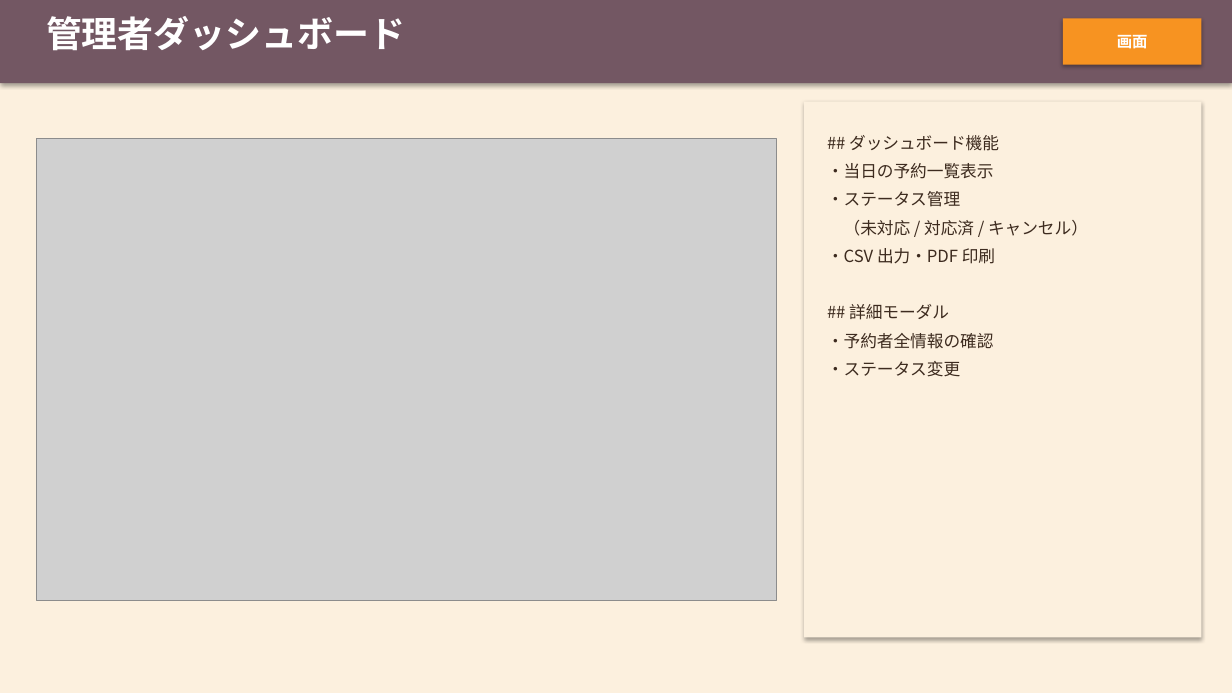
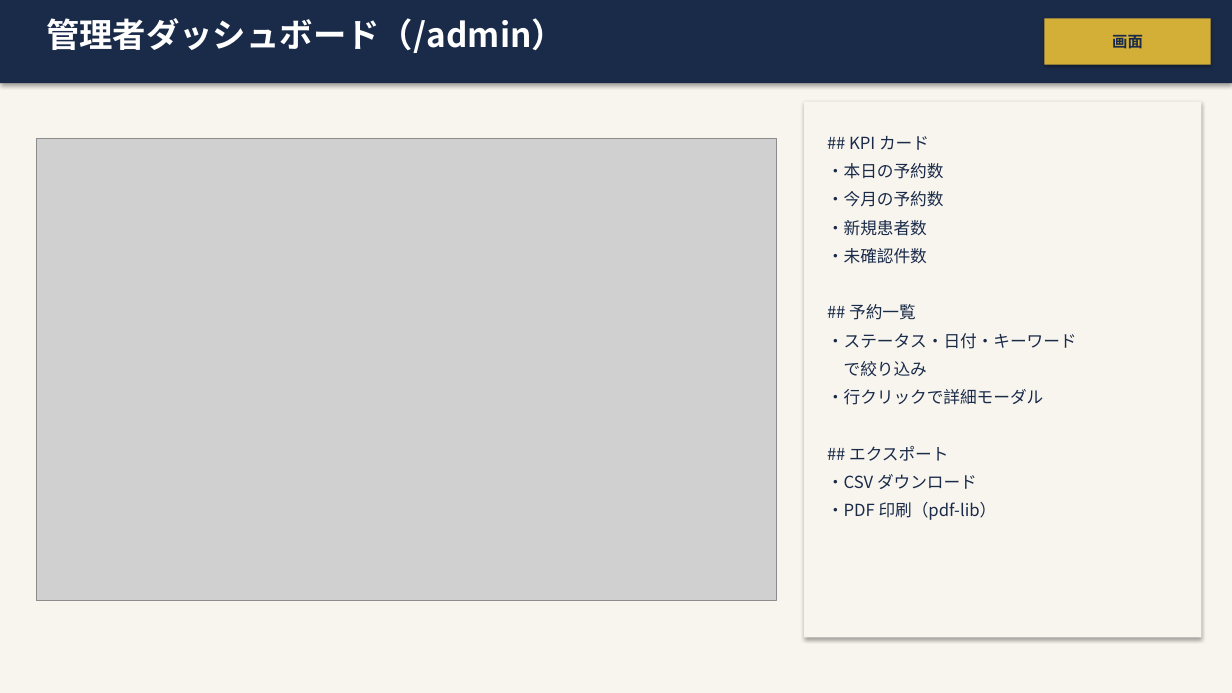
Before and after one commit to Kojinius/fukumoto-reservation, a slide deck: slide 18 of documents/specs/OnlineAppointSystem_詳細設計書.pptx (slide 16 before the commit). Drawn at 1232x693 pixels with LibreOffice and Linux fonts; fonts in the diff are those of the drawing; grey boxes stand for pictures. Boxes give left, top, right and bottom in pixels: in the first picture for what was removed or moved away, otherwise in the second. Text is boxed around its words. In the diff, an @@ line names an element or a change of style, - is before the commit and + after.

```diff
--- a/documents/specs/OnlineAppointSystem_詳細設計書.pptx
+++ b/documents/specs/OnlineAppointSystem_詳細設計書.pptx
@@ rectangle at (0,0,1232,693): fill #FCF0DE to #F8F5EE @@
@@ rectangle at (0,0,1232,83): fill #735763 to #1A2B4A @@
@@ text at (46,18,565,53): text changed; size 28 to 26 pt @@
-管理者ダッシュボード
+管理者ダッシュボード（/admin）
@@ rectangle "画面": place and size @@
-rectangle "画面" at (1063,18,1202,65)
+rectangle "画面" at (1044,18,1211,65)
@@ rectangle "画面" at (1044,18,1211,65): text colour #FFFFFF to #1A2B4A; fill #F79321 to #D4AF37 @@
@@ rectangle at (804,102,1202,638): fill #FCF0DE to #F8F5EE @@
@@ text at (827,136,1077,520): text changed; text colour #3D2B1F to #1A2B4A @@
-## ダッシュボード機能
-・当日の予約一覧表示
-・ステータス管理
-（未対応 / 対応済 / キャンセル）
-・CSV 出力・PDF 印刷
-## 詳細モーダル
-・予約者全情報の確認
-・ステータス変更
+## KPI カード
+・本日の予約数
+・今月の予約数
+・新規患者数
+・未確認件数
+## 予約一覧
+・ステータス・日付・キーワード
+で絞り込み
+・行クリックで詳細モーダル
+## エクスポート
+・CSV ダウンロード
+・PDF 印刷（pdf-lib）
```
Also in this commit, not shown: 17 other slides changed, 4 slides added, 2 slides removed, 5 other files.
